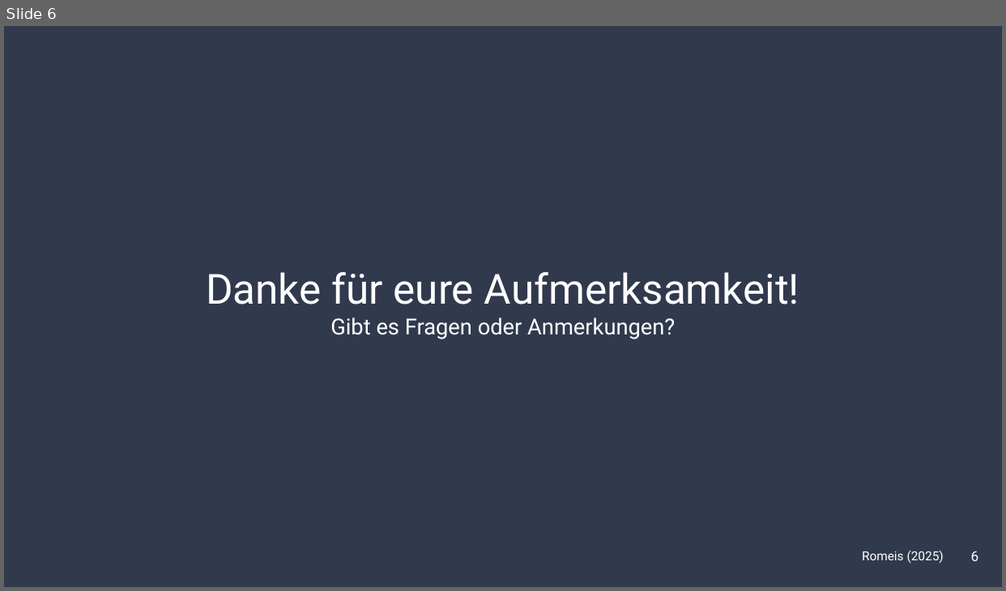
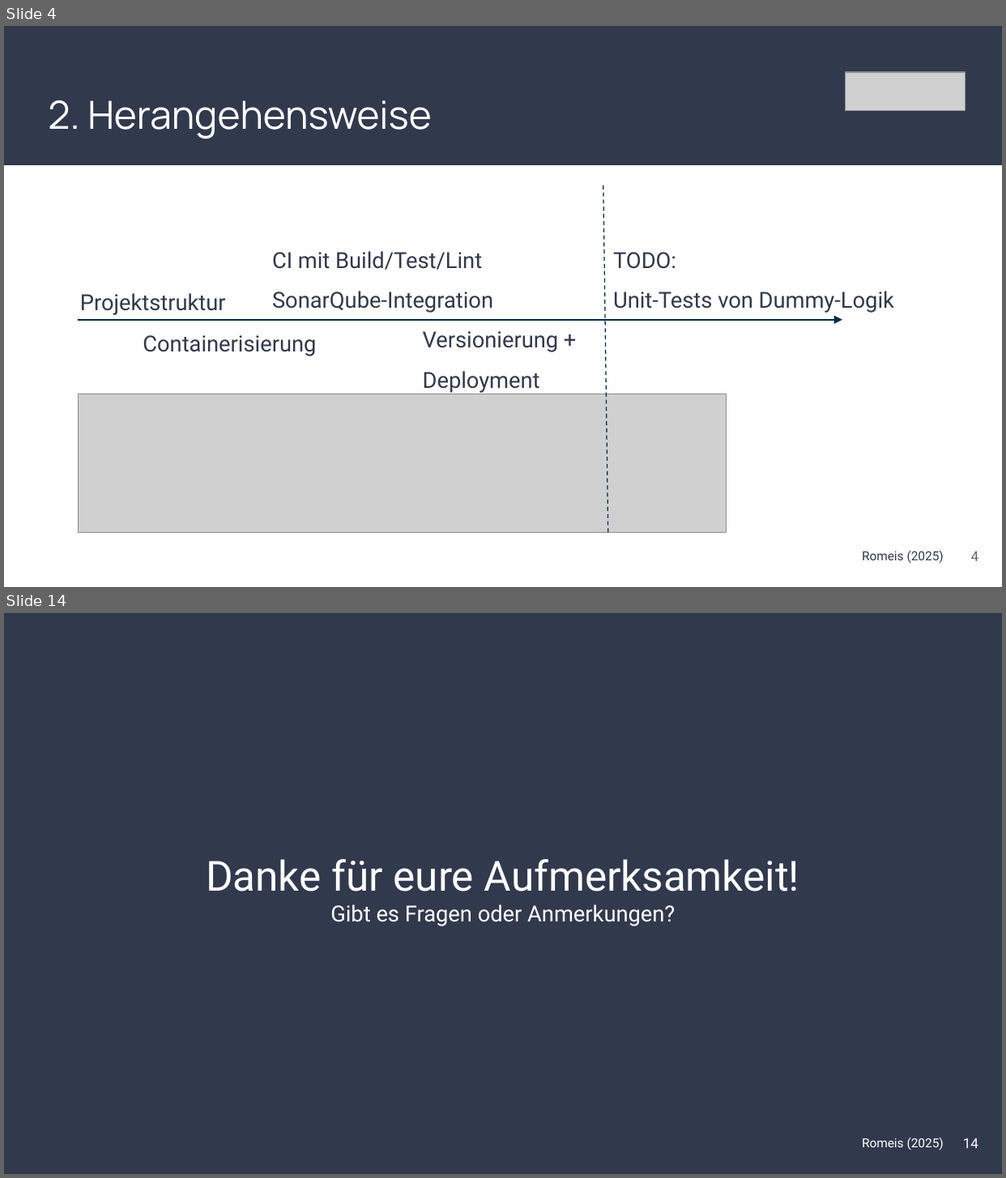
Before and after one commit to FiJoRom/DevOps-Task-Manager, a slide deck: Präsentation_DevOps_Romeis.pptx. Shown one above the other, each under a label of ours: slide 6 before the commit, slides 4 and 14 after it; the slides between them are not shown. The pictures are 1006x591 and 1006x1178 pixels, drawn with LibreOffice and Linux fonts; fonts in the diff are those of the drawing; grey boxes stand for pictures. Boxes give left, top, right and bottom in pixels: in the first picture for what was removed or moved away, otherwise in the second. Text is boxed around its words. In the diff, an @@ line names an element or a change of style, - is before the commit and + after.

```diff
--- a/Präsentation_DevOps_Romeis.pptx
+++ b/Präsentation_DevOps_Romeis.pptx
@@ slide 4 added at box(4, 26, 1002, 587), background #FFFFFF @@
@@ rectangle added at box(4, 26, 1002, 165), fill #31394D @@
@@ picture added at box(846, 72, 965, 111) @@
@@ title added at box(48, 101, 431, 139), 28 pt, text #FFFFFF @@
+2. Herangehensweise
@@ line added from (603, 186) to (607, 535), #002E48 0.75 pt dashed @@
@@ text added at box(272, 251, 493, 313), 16 pt, text #31394D @@
+CI mit Build/Test/Lint
+SonarQube-Integration
@@ text added at box(613, 252, 894, 313), 16 pt, text #31394D @@
+TODO:
+Unit-Tests von Dummy-Logik
@@ text added at box(80, 293, 226, 315), 16 pt, text #31394D @@
+Projektstruktur
@@ arrow added from (78, 319) to (842, 319), #002E48 1.5 pt @@
@@ text added at box(143, 335, 316, 356), 16 pt, text #31394D @@
+Containerisierung
@@ text added at box(423, 331, 559, 393), 16 pt, text #31394D @@
+Versionierung + Deployment
@@ picture added at box(78, 395, 727, 533) @@
@@ text added at box(862, 551, 944, 563), 9 pt, text #31394D @@
+Romeis (2025)
@@ page number added at box(971, 552, 979, 561), 10 pt, text #666666 @@
+4
@@ what was slide 6 is now slide 14 @@
@@ page number at box(963, 1139, 978, 1148): text changed @@
-6
+14
```
Also in this commit, not shown: 3 slides changed, 9 other slides added, 4 slides removed, 1 other file.
